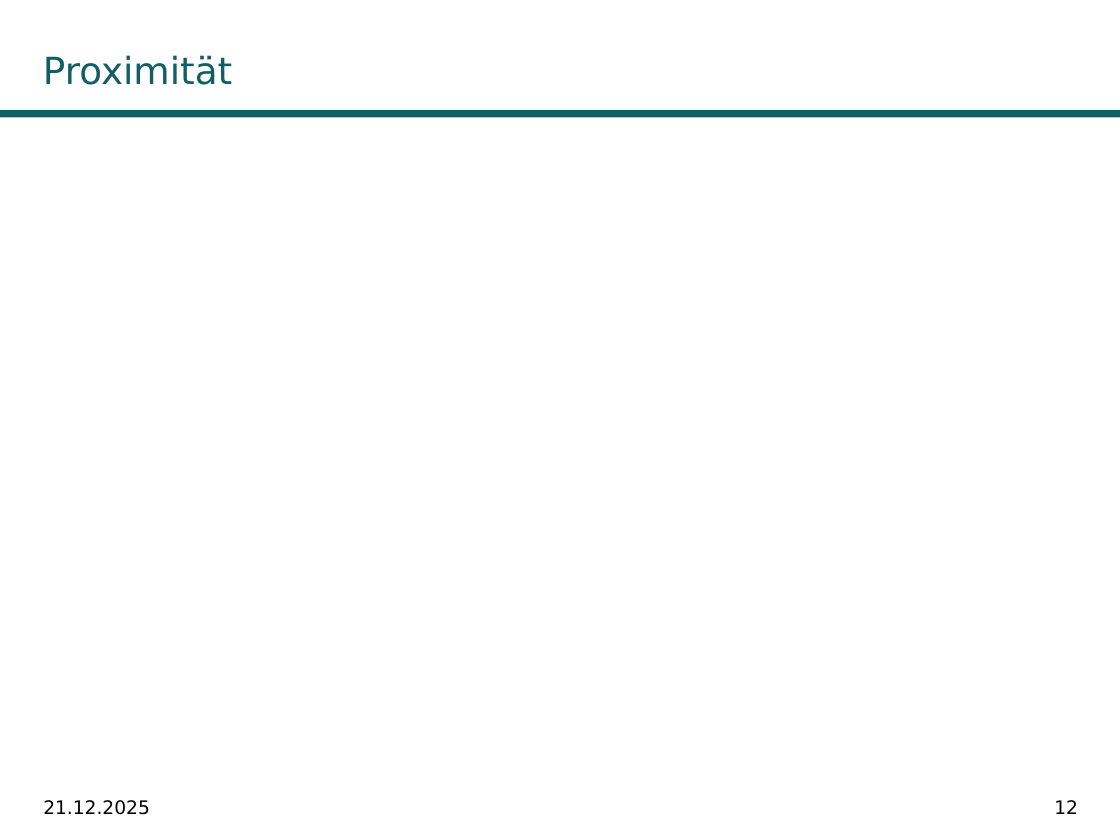
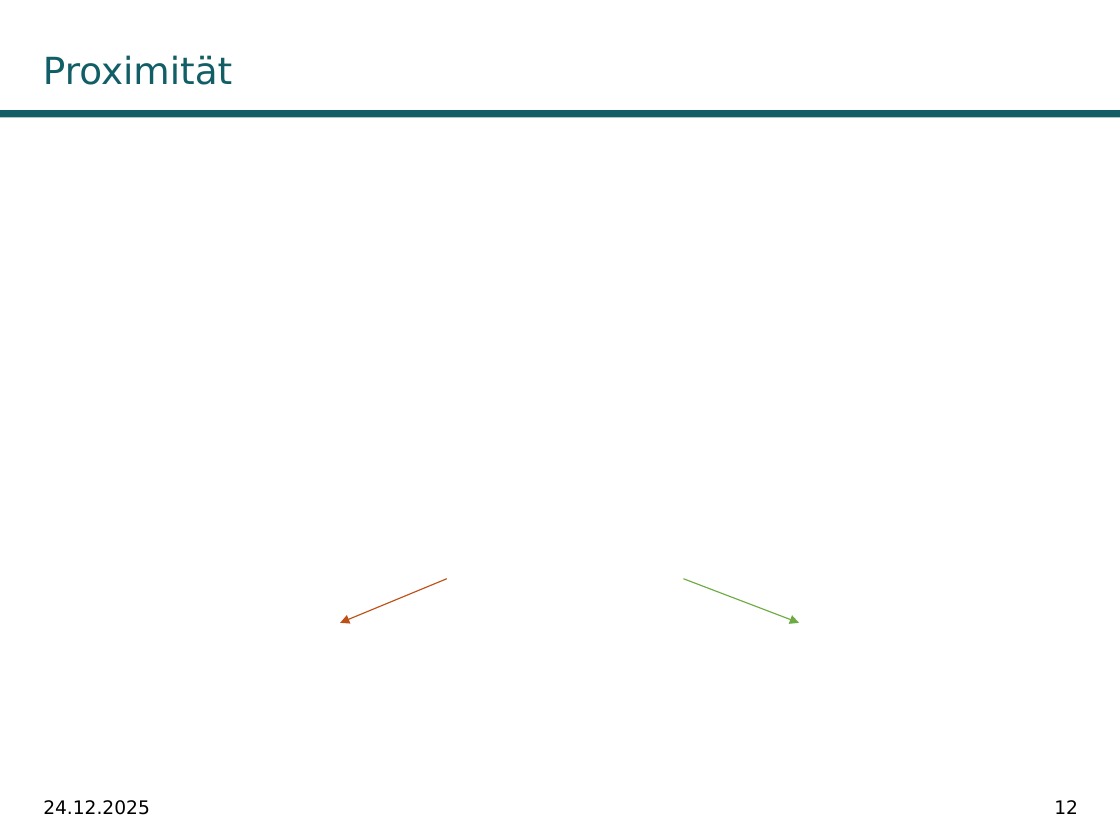
Before and after one commit to fabiw98/Seminar_DICE, a slide deck: slide 12 of Präsentation/DiCE_PowerPoint.potx. Drawn at 1120x840 pixels with LibreOffice and Linux fonts; fonts in the diff are those of the drawing; grey boxes stand for pictures; background and template pictures are left out. Boxes give left, top, right and bottom in pixels: in the first picture for what was removed or moved away, otherwise in the second. Text is boxed around its words. In the diff, an @@ line names an element or a change of style, - is before the commit and + after.

```diff
--- a/Präsentation/DiCE_PowerPoint.potx
+++ b/Präsentation/DiCE_PowerPoint.potx
@@ arrow added from (447, 579) to (340, 623), #BE5017 0.75 pt @@
@@ arrow added from (683, 579) to (799, 623), #6DAC43 0.75 pt @@
@@ text at [43, 800, 150, 815]: text changed @@
-21.12.2025
+24.12.2025
```
Also in this commit, not shown: 19 other slides changed, 12 slides added, 1 slide removed, 16 other files.
